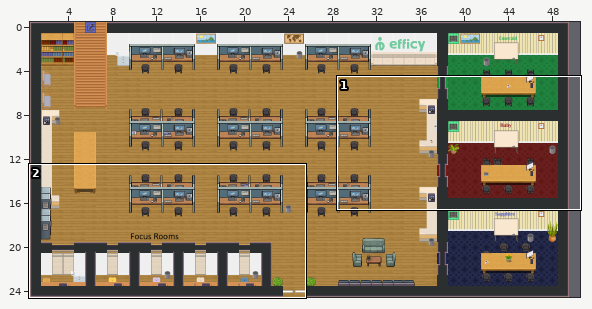
Level history. Tiled map (JSON): office2.tmj. The picture above shows the old version from afar; the outline marks the close-up.
Close-up. Before the edit:
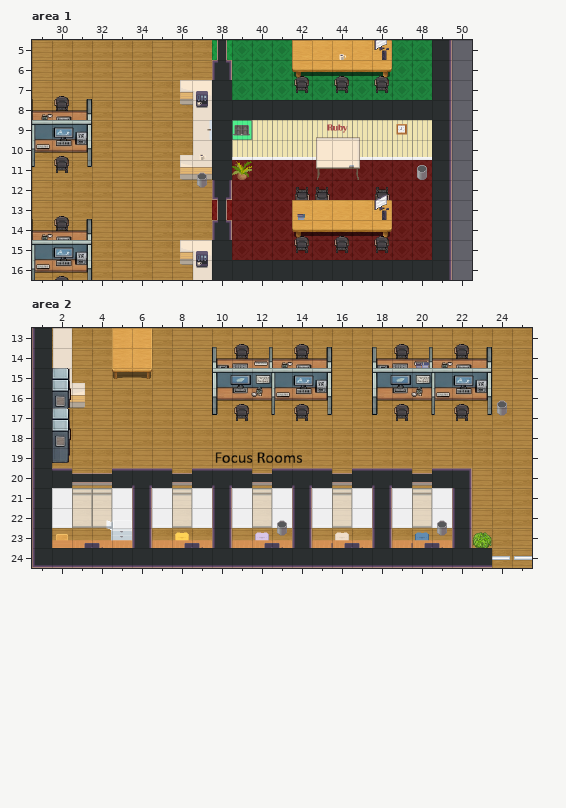
Cells are 32x32 px. Shown: area 1 x 29..50, y 5..16; area 2 x 1..25, y 13..24. The commit also changed other parts of the map, which this record leaves out.
After the commit:
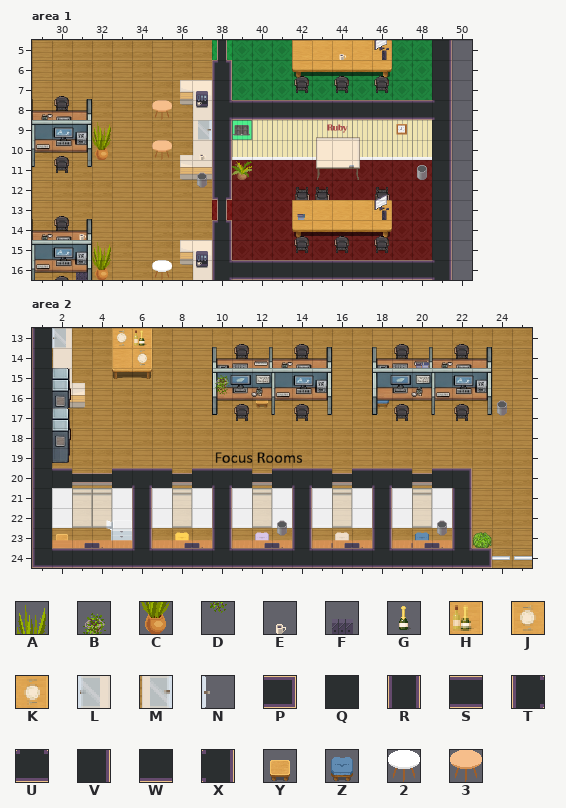
Key: from "WA_Decoration": A 75, B 77, C 87, D 89; from "WA_Miscellaneous": E 59, F 66, G 96, H 105, J 106, K 106 turned 180; from "WA_Other_Furniture": L 48 turned 270, M 48 turned 90, N 51 turned 90; from "WA_Room_Builder": P 31 turned 90, Q 100, R 102, S 104, T 108, U 110, V 152, W 154, X 158; from "WA_Seats": Y 206, Z 223; from "WA_Tables": 2 352, 3 379.
_ is an empty cell.
See-through tiles are keyed as they look on the map.
The commit says: added more furniture / colours
Changes in this commit:
Layer "walls/Walls 1", area 1:
y 7: x 38 Q -> R
y 8: x 38 Q -> T
y 9..11: x 38 Q -> R
y 15: x 38 Q -> R
y 16: x 38 Q -> T; x 49 V -> X
Layer "furniture/Furniture Under", area 1:
y 8: x 35 _ -> 3
y 9: x 32 _ -> A
y 10: x 32 _ -> C; x 35 _ -> 3
y 15: x 32 _ -> A
y 16: x 31..32 __ -> FC; x 35 _ -> 2
Layer "furniture/Glass Doors", area 1:
y 9: x 37 _ -> M
Layer "furniture/Stairs", area 1:
y 14: x 31 _ -> E
Layer "above/Furniture above", area 1:
y 14: x 31 _ -> E
Layer "above/Walls 1", area 1:
y 8: x 39..49 QQQQQQQQQQ_ -> SSSSSSSSSSX
y 16: x 39..48 QQQQQQQQQQ -> SSSSSSSSSS
Layer "furniture/Furniture Under", area 2:
y 16: x 12 _ -> Y; x 18 _ -> Z
Layer "furniture/Furniture Above", area 2:
y 13: x 2 _ -> N
Layer "furniture/Glass Doors", area 2:
y 13: x 2 _ -> L; x 5..6 __ -> JH
y 14: x 6 _ -> K
Layer "furniture/Stairs", area 2:
y 13: x 6 _ -> G
y 15: x 10 _ -> B
y 16: x 10 _ -> D
Layer "above/Walls 1", area 2:
y 24: x 2..23 WWWWWWWWWWWWWWWWWWWWWW -> SSSSUSSSUSSSUSSSUSSSUP
